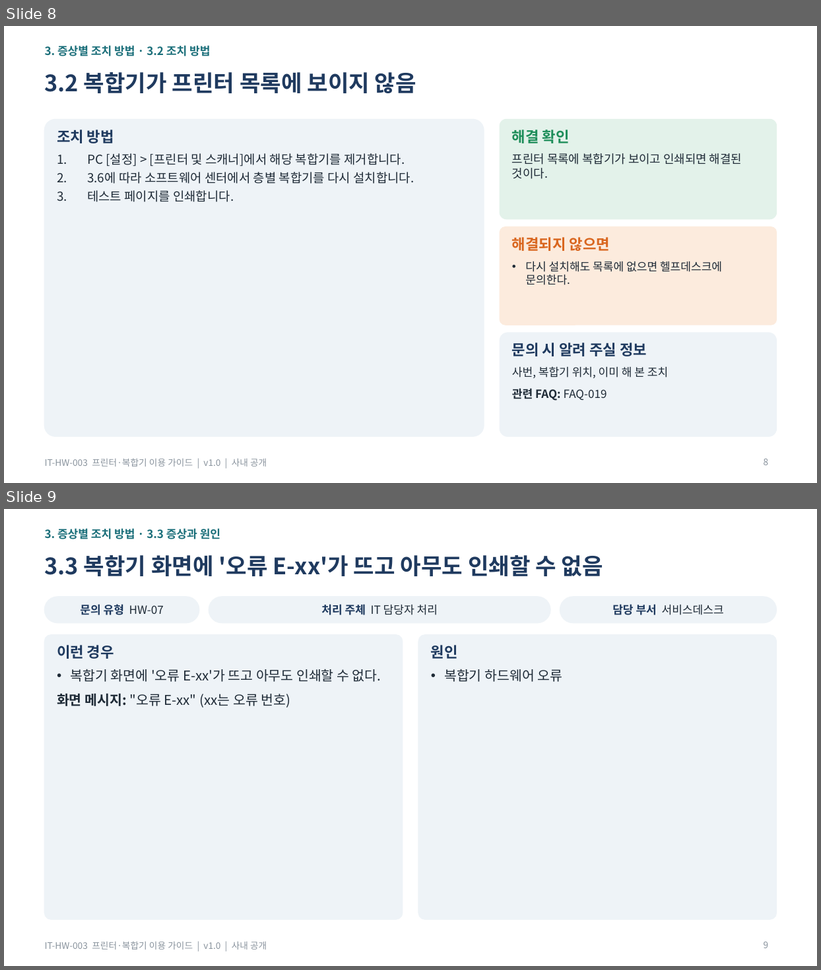
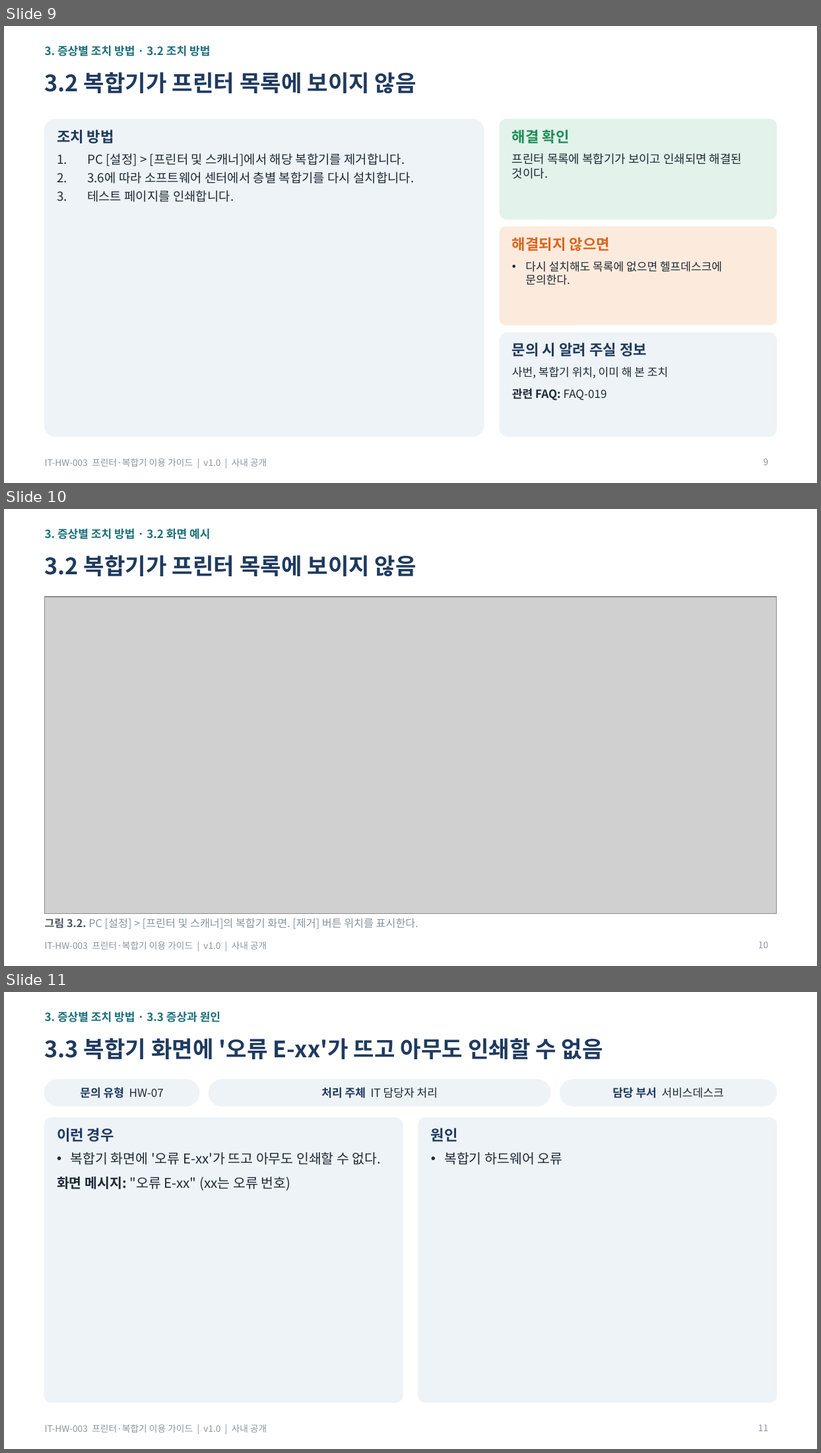
Before and after one commit to issue-helpdesk/issue-helpdesk, a slide deck: dataset/guides/HW/guide/IT-HW-003_프린터·복합기 이용 가이드.pptx. Shown one above the other, each under a label of ours: slides 8 and 9 before the commit, slides 9, 10 and 11 after it. The pictures are 821x970 and 821x1453 pixels, drawn with LibreOffice and Linux fonts; fonts in the diff are those of the drawing; grey boxes stand for pictures. Boxes give left, top, right and bottom in pixels: in the first picture for what was removed or moved away, otherwise in the second. Text is boxed around its words. In the diff, an @@ line names an element or a change of style, - is before the commit and + after.

Commit message:
docs: HW 사용자 가이드 전 항목에 화면 예시 그림 추가
- 사용자 가이드 3종(docx·pptx·pdf)의 27개 항목에 그림과 그림 설명 추가
- 그림은 Pillow로 그린 화면·장비 그림이며 tools/ 스크립트로 다시 만들 수 있음
- pdf는 LibreOffice 변환본으로 교체

```diff
--- a/dataset/guides/HW/guide/IT-HW-003_프린터·복합기 이용 가이드.pptx
+++ b/dataset/guides/HW/guide/IT-HW-003_프린터·복합기 이용 가이드.pptx
@@ slide 10 added at (4, 509, 817, 966), background #FFFFFF; not listed: 1 template element that a slide beside it also shows @@
@@ text added at (45, 528, 210, 539), 10 pt, text #1B6F7A, bold @@
+3. 증상별 조치 방법 · 3.2 화면 예시
@@ title added at (45, 555, 416, 576), 20 pt, text #1F3A5F, bold @@
+3.2 복합기가 프린터 목록에 보이지 않음
@@ picture added at (45, 597, 776, 914) @@
@@ text added at (45, 918, 418, 929), 9.5 pt, text #8A949E @@
+그림 3.2. PC [설정] > [프린터 및 스캐너]의 복합기 화면. [제거] 버튼 위치를 표시한다.
@@ page number added at (758, 942, 768, 949), 8 pt, text #8A949E @@
+10
@@ what was slide 8 is now slide 9 @@
@@ what was slide 9 is now slide 11 @@
@@ page number at (758, 1425, 768, 1432): text changed @@
-9
+11
```
Also in this commit, not shown: 2 slides changed, 5 other slides added, 38 other files.
